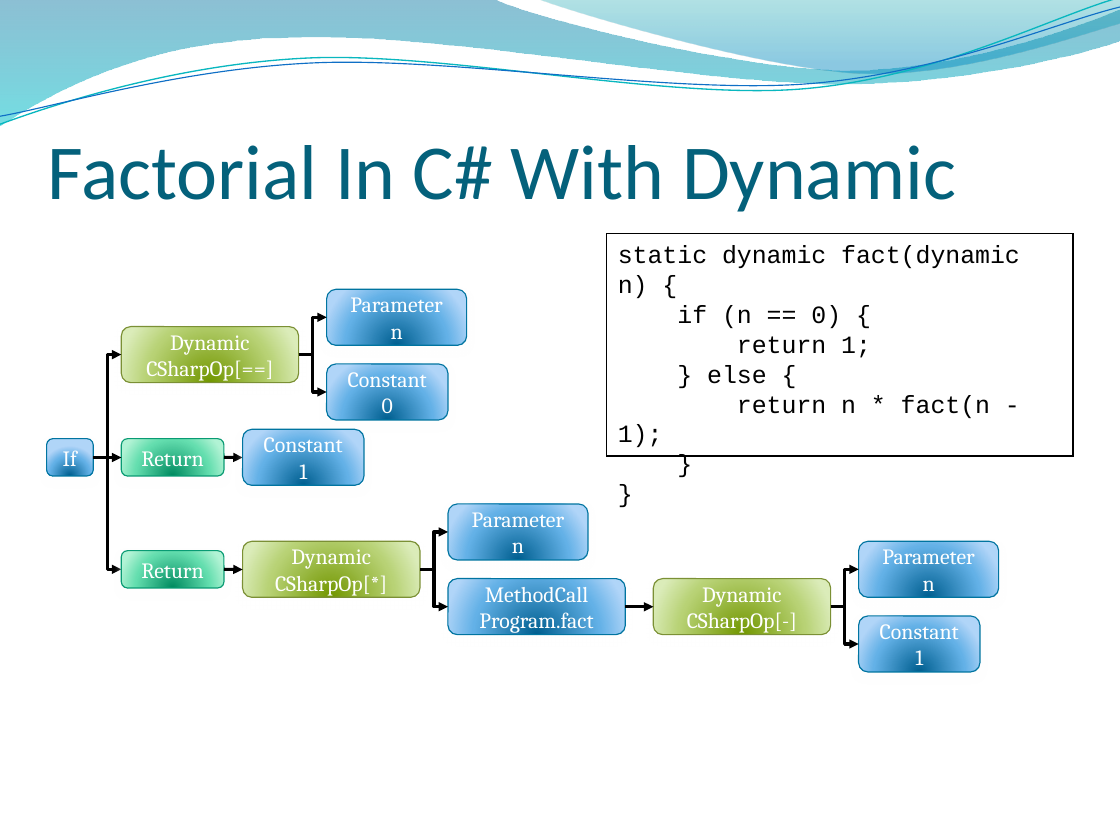
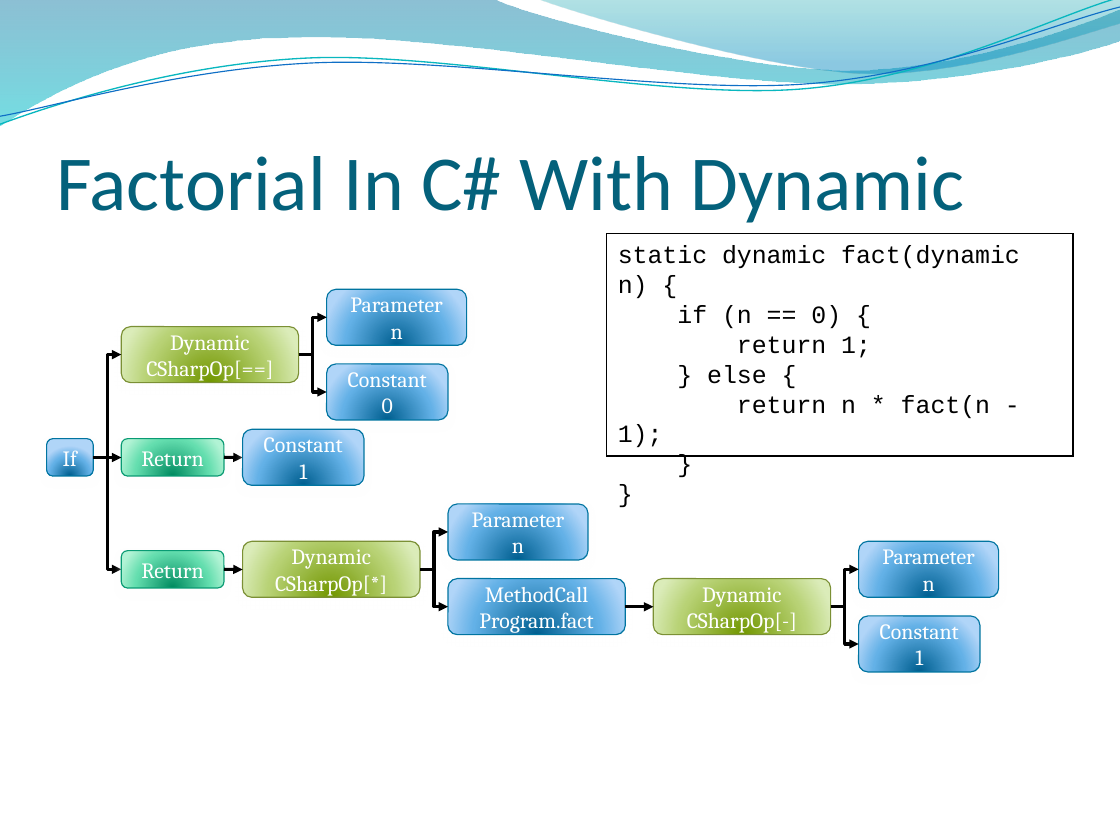
Before and after one commit to dahlbyk/Presentations, a slide deck: slide 23 of DLR/KDahlby.201006.KCDC.DLR.pptx (slide 22 before the commit). Drawn at 1120x840 pixels with LibreOffice and Linux fonts; fonts in the diff are those of the drawing; background and template pictures are left out. Boxes give left, top, right and bottom in pixels: in the first picture for what was removed or moved away, otherwise in the second. Text is boxed around its words. In the diff, an @@ line names an element or a change of style, - is before the commit and + after.

```diff
--- a/DLR/KDahlby.201006.KCDC.DLR.pptx
+++ b/DLR/KDahlby.201006.KCDC.DLR.pptx
@@ title "Factorial In C# With Dynamic": place and size @@
-title "Factorial In C# With Dynamic" at <box>47,145,956,212</box>
+title "Factorial In C# With Dynamic" at <box>56,156,965,223</box>
@@ title "Factorial In C# With Dynamic" at <box>56,156,965,223</box>: vertical alignment top to bottom @@
```
Also in this commit, not shown: 29 other slides changed, 1 slide added.
